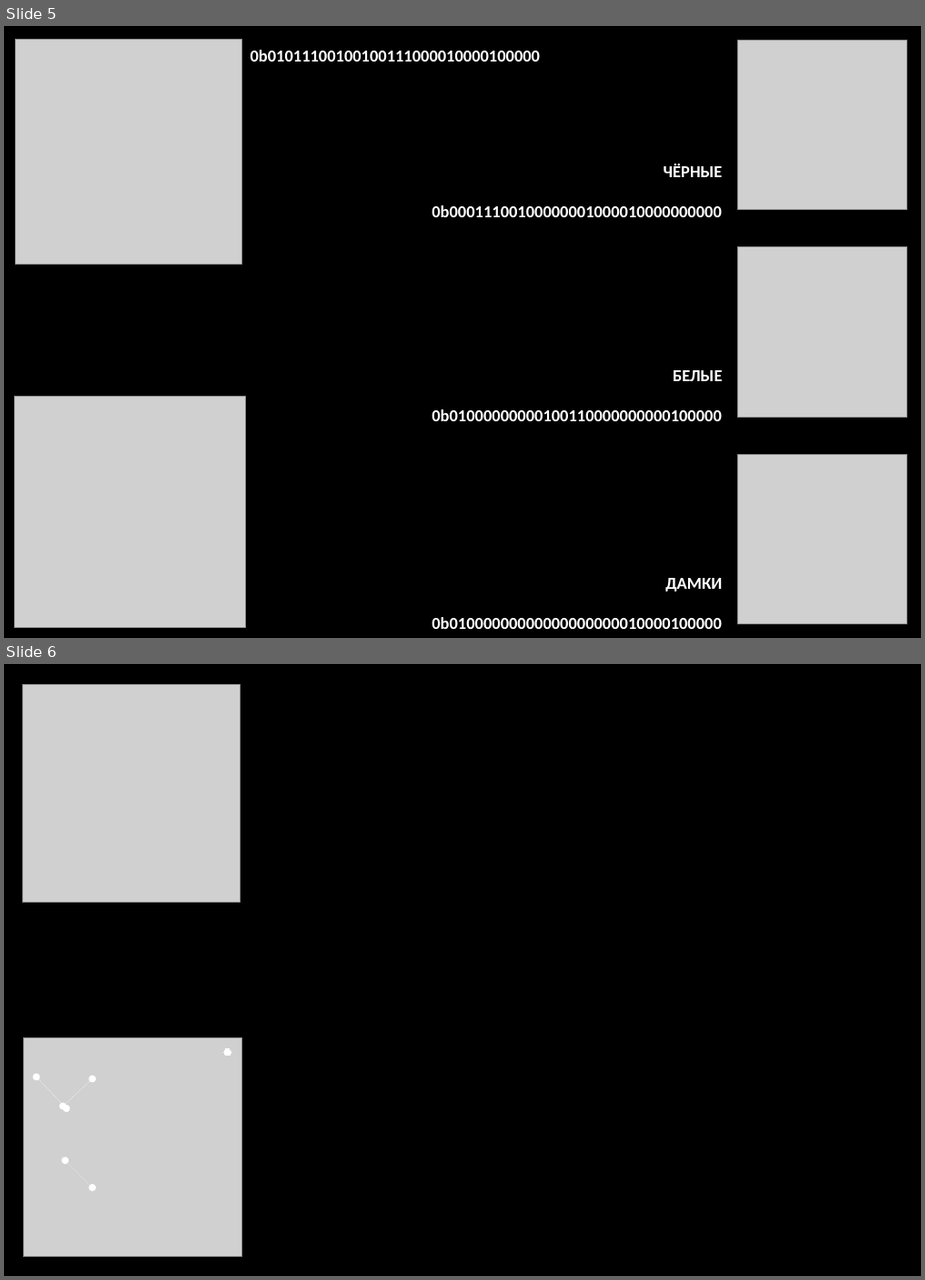
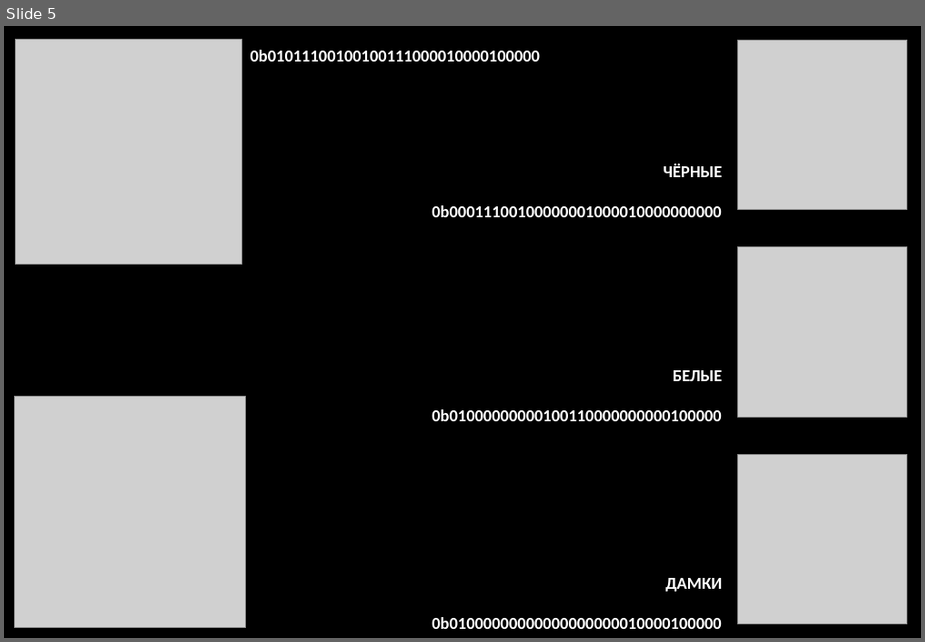
Before and after one commit to hydroplexus/checker-ass, a slide deck: _.doc/_.checker-ass-presentation.odp. Shown one above the other, each under a label of ours: slides 5 and 6 before the commit, slide 5 after it. The pictures are 925x1280 and 925x642 pixels, drawn with LibreOffice and Linux fonts; fonts in the diff are those of the drawing; grey boxes stand for pictures. Boxes give left, top, right and bottom in pixels: in the first picture for what was removed or moved away, otherwise in the second. Text is boxed around its words. In the diff, an @@ line names an element or a change of style, - is before the commit and + after.

```diff
--- a/_.doc/_.checker-ass-presentation.odp
+++ b/_.doc/_.checker-ass-presentation.odp
@@ slide 6 removed at box(4, 664, 921, 1276), background #000000 @@
@@ picture removed at box(23, 685, 241, 902) @@
@@ picture removed at box(23, 1038, 242, 1256) @@
@@ ellipse removed at box(224, 1049, 231, 1056) @@
@@ double arrow removed from (66, 1108) to (36, 1076) @@
@@ double arrow removed from (62, 1106) to (92, 1078) @@
@@ double arrow removed from (92, 1187) to (65, 1160) @@
```
Also in this commit, not shown: 8 slides added, 2 other slides removed, 10 other files.
